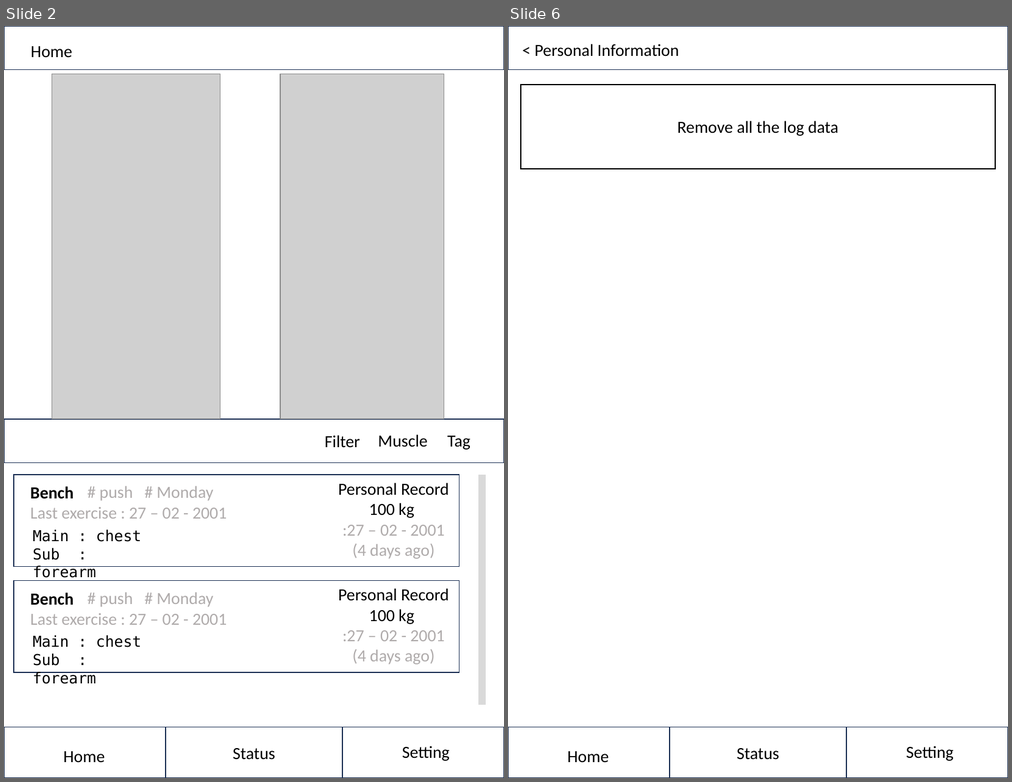
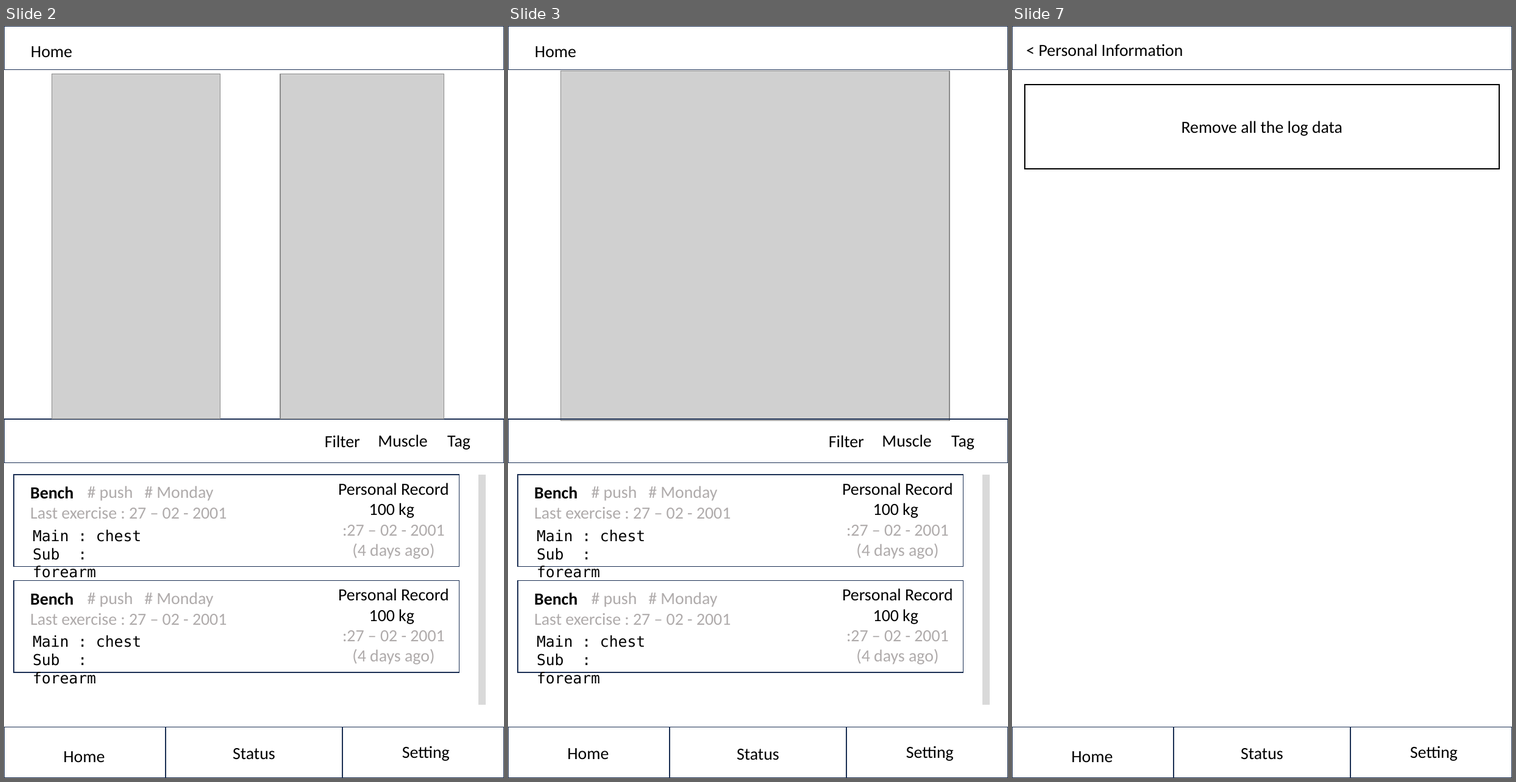
Before and after one commit to JeeIn-Park/Training-Tracker-Workout-Monitoring, a slide deck: doc/plan/version 2.pptx. Shown side by side, each under a label of ours: slides 2 and 6 before the commit, slides 2, 3 and 7 after it; the slides between them are not shown. The pictures are 1012x782 and 1516x782 pixels, drawn with LibreOffice and Linux fonts; fonts in the diff are those of the drawing; grey boxes stand for pictures; background and template pictures are left out. Boxes give left, top, right and bottom in pixels: in the first picture for what was removed or moved away, otherwise in the second. Text is boxed around its words. In the diff, an @@ line names an element or a change of style, - is before the commit and + after.

```diff
--- a/doc/plan/version 2.pptx
+++ b/doc/plan/version 2.pptx
@@ slide 3 added at box(508, 26, 1008, 778), background #FFFFFF @@
@@ rectangle added at box(508, 26, 1008, 69), outline #1E3256 1 pt @@
@@ text added at box(535, 46, 576, 58), 18 pt, text #000000 @@
+Home
@@ picture added at box(561, 71, 950, 421) @@
@@ rectangle added at box(508, 419, 1008, 462), outline #1E3256 1 pt @@
@@ text added at box(829, 435, 864, 448), 18 pt, text #000000 @@
+Filter
@@ text added at box(882, 434, 931, 447), 18 pt, text #000000 @@
+Muscle
@@ text added at box(951, 435, 975, 449), 18 pt, text #000000 @@
+Tag
@@ group added at box(518, 474, 963, 580): 5 texts, 1 rectangle @@
+Bench
+Last exercise : 27 – 02 - 2001
+Main : chest
+Sub : forearm
+# push # Monday
+Personal Record
+100 kg
+:27 – 02 - 2001
+(4 days ago)
@@ line added from (986, 474) to (986, 705), #D9D9D9 7.5 pt @@
@@ group added at box(518, 580, 963, 684): 5 texts, 1 rectangle @@
+Bench
+Last exercise : 27 – 02 - 2001
+Main : chest
+Sub : forearm
+# push # Monday
+Personal Record
+100 kg
+:27 – 02 - 2001
+(4 days ago)
@@ rectangle added at box(508, 727, 670, 778), outline #1E3256 1 pt @@
@@ rectangle added at box(670, 727, 847, 778), outline #1E3256 1 pt @@
@@ rectangle added at box(847, 727, 1008, 778), outline #1E3256 1 pt @@
@@ text added at box(567, 748, 609, 759), 18 pt, text #000000 @@
+Home
@@ text added at box(737, 748, 779, 760), 18 pt, text #000000 @@
+Status
@@ text added at box(906, 746, 954, 760), 18 pt, text #000000 @@
+Setting
@@ what was slide 6 is now slide 7 @@
```
Also in this commit, not shown: 3 slides changed, 6 other files.
